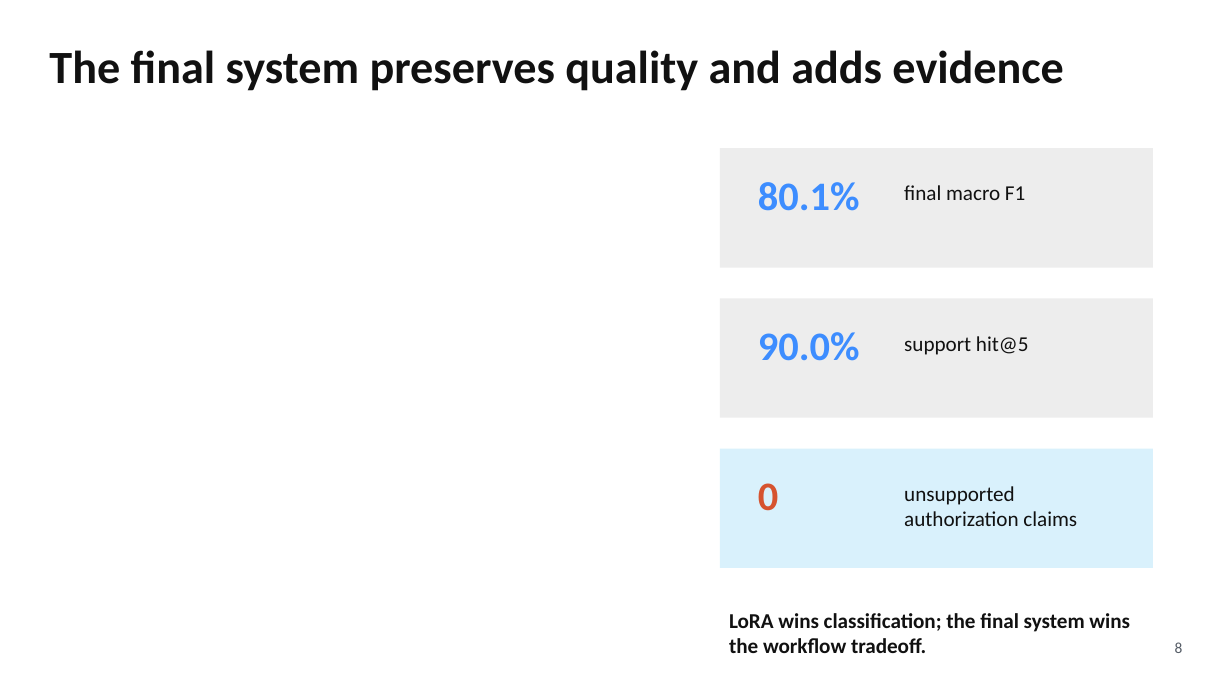
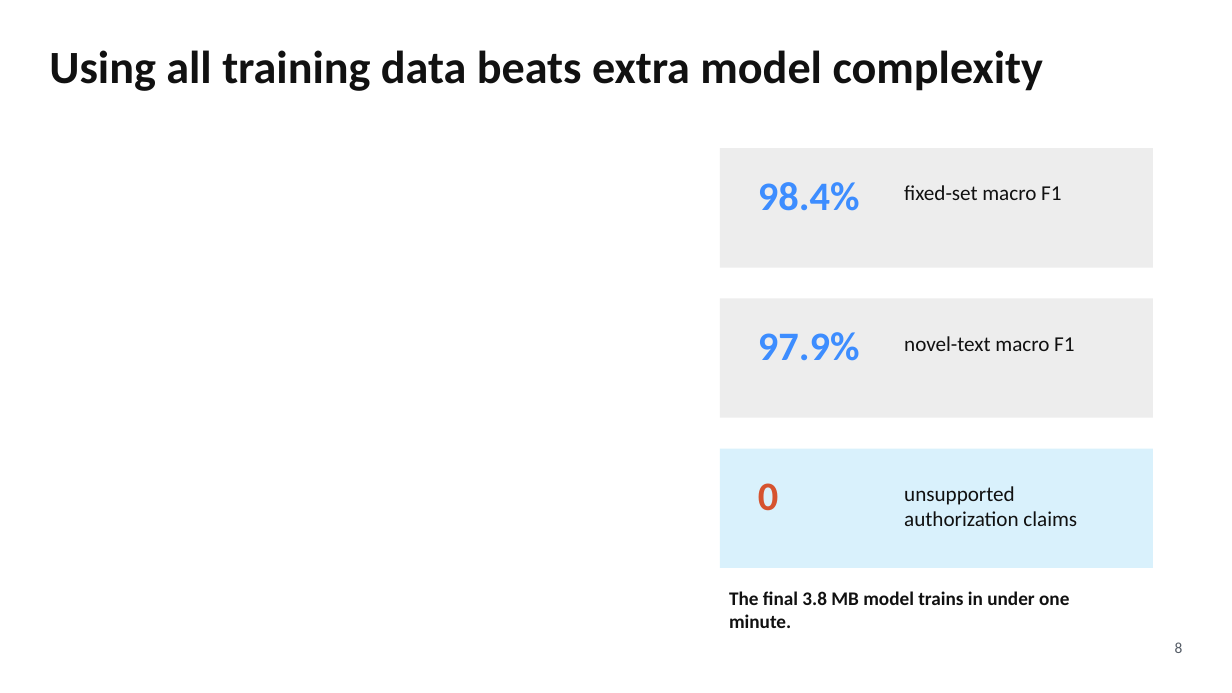
Before and after one commit to Kongbai815/job-matching-nlp, a slide deck: slide 8 of slides/MSBA_Job_Matching_Final_Deck.pptx. Drawn at 1232x693 pixels with LibreOffice and Linux fonts; fonts in the diff are those of the drawing. Boxes give left, top, right and bottom in pixels: in the first picture for what was removed or moved away, otherwise in the second. Text is boxed around its words. In the diff, an @@ line names an element or a change of style, - is before the commit and + after.

Commit message:
Strengthen M4 prototype and final system

```diff
--- a/slides/MSBA_Job_Matching_Final_Deck.pptx
+++ b/slides/MSBA_Job_Matching_Final_Deck.pptx
@@ text at [49, 50, 1043, 91]: text changed @@
-The final system preserves quality and adds evidence
+Using all training data beats extra model complexity
@@ text at [758, 182, 860, 211]: text changed @@
-80.1%
+98.4%
@@ text at [904, 185, 1061, 200]: text changed @@
-final macro F1
+fixed-set macro F1
@@ text at [758, 332, 860, 361]: text changed @@
-90.0%
+97.9%
@@ text at [904, 336, 1074, 351]: text changed @@
-support hit@5
+novel-text macro F1
@@ text at [729, 591, 1069, 628]: text changed; size 16.5 to 15 pt @@
-LoRA wins classification; the final system wins the workflow tradeoff.
+The final 3.8 MB model trains in under one minute.
```
Also in this commit, not shown: 6 other slides changed, 1 slide added, 1 slide removed, 34 other files.
